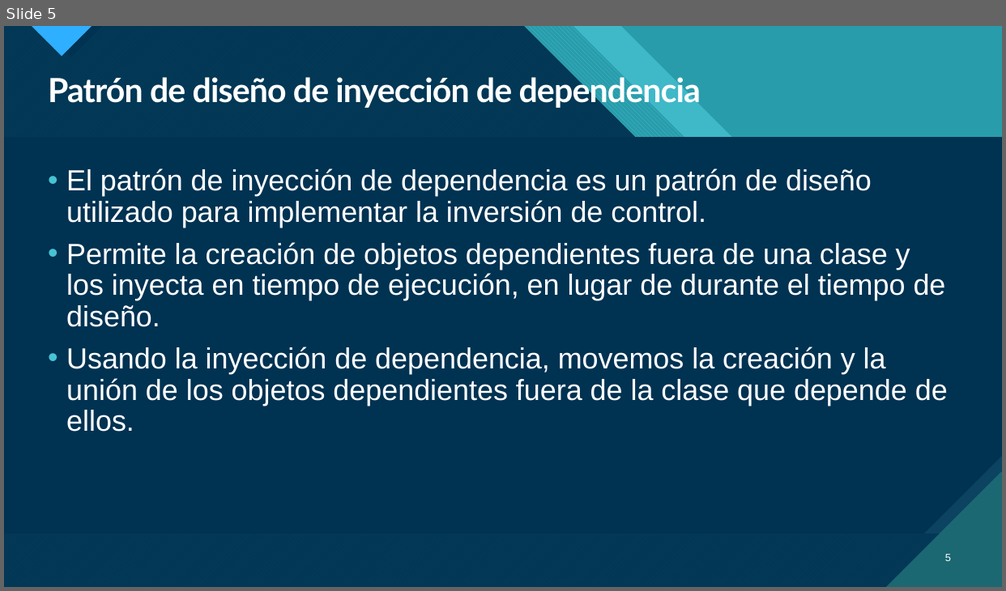
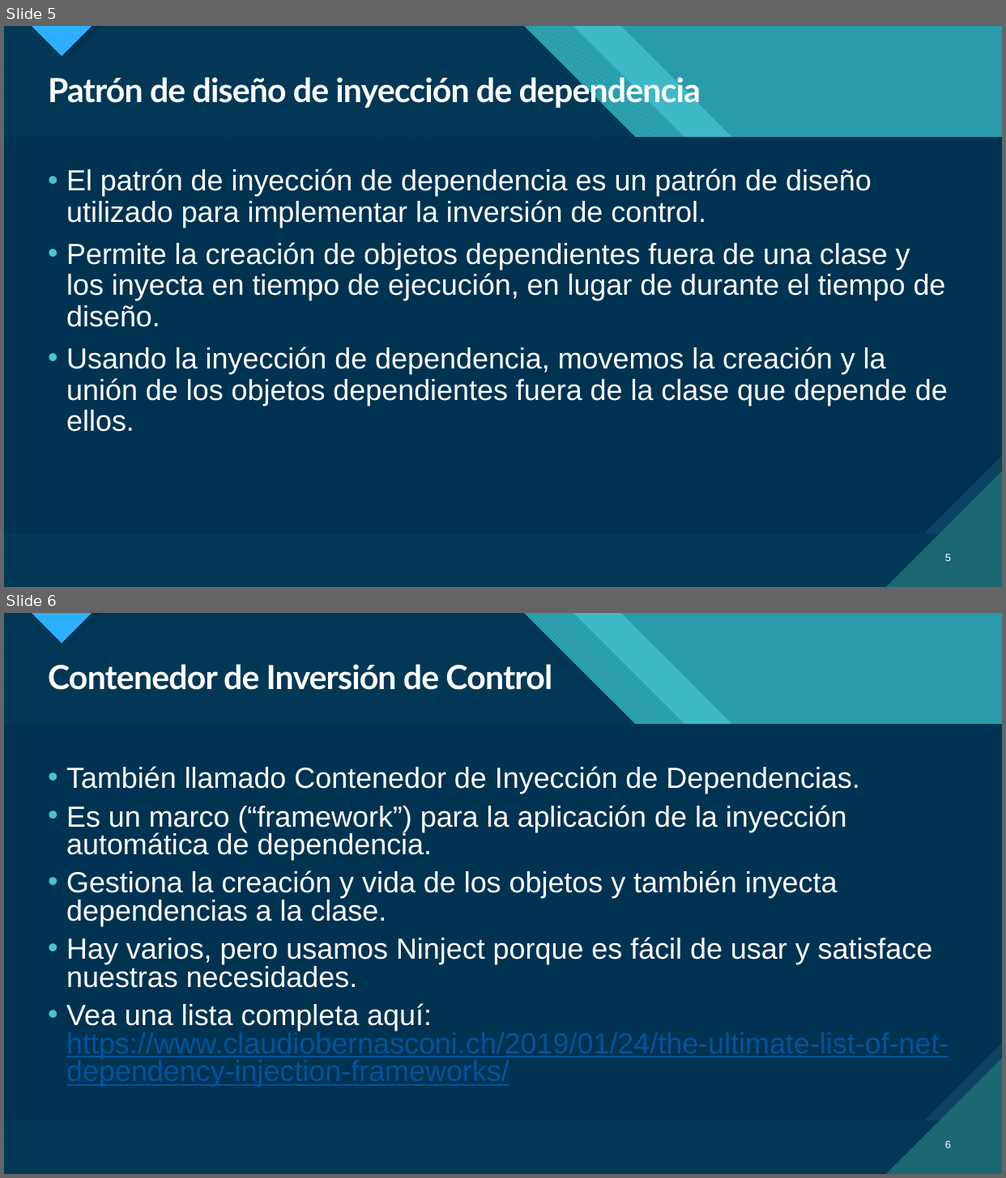
Before and after one commit to Moonprince1/DependencyInjectionDemo, a slide deck: Introducción a la integración continua.pptx. Shown one above the other, each under a label of ours: slide 5 before the commit, slides 5 and 6 after it. The pictures are 1006x591 and 1006x1178 pixels, drawn with LibreOffice and Linux fonts; fonts in the diff are those of the drawing. Boxes give left, top, right and bottom in pixels: in the first picture for what was removed or moved away, otherwise in the second. Text is boxed around its words. In the diff, an @@ line names an element or a change of style, - is before the commit and + after.

```diff
--- a/Introducción a la integración continua.pptx
+++ b/Introducción a la integración continua.pptx
@@ slide 6 added at <box>4,613,1002,1174</box>, background #47C3D3; not listed: 18 template elements that a slide beside it also shows @@
@@ title added at <box>48,664,552,690</box>, 32 pt, text #FFFFFF, bold @@
+Contenedor de Inversión de Control
@@ text added at <box>66,766,948,1059</box>, 28 pt, text #FFFFFF @@
+• También llamado Contenedor de Inyección de Dependencias.
+• Es un marco (“framework”) para la aplicación de la inyección automática de dependencia.
+• Gestiona la creación y vida de los objetos y también inyecta dependencias a la clase.
+• Hay varios, pero usamos Ninject porque es fácil de usar y satisface nuestras necesidades.
+• Vea una lista completa aquí: https://www.claudiobernasconi.ch/2019/01/24/the-ultimate-list-of-net-dependency-injection-frameworks/
@@ page number added at <box>945,1141,951,1148</box>, 10 pt, text #FFFFFF @@
+6
```
Also in this commit, not shown: 2 slides changed, 1 other slide added, 23 other files.
